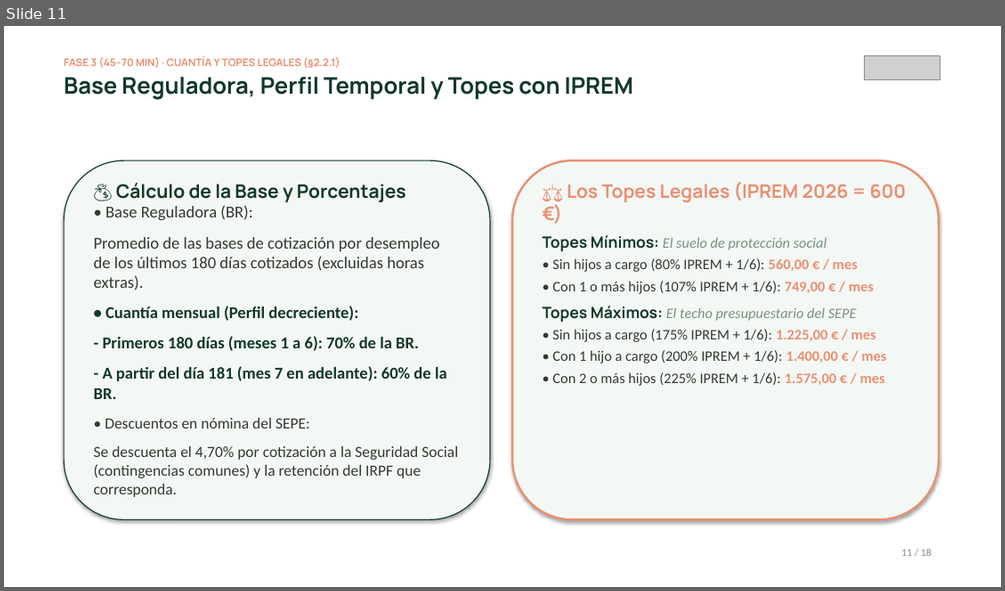
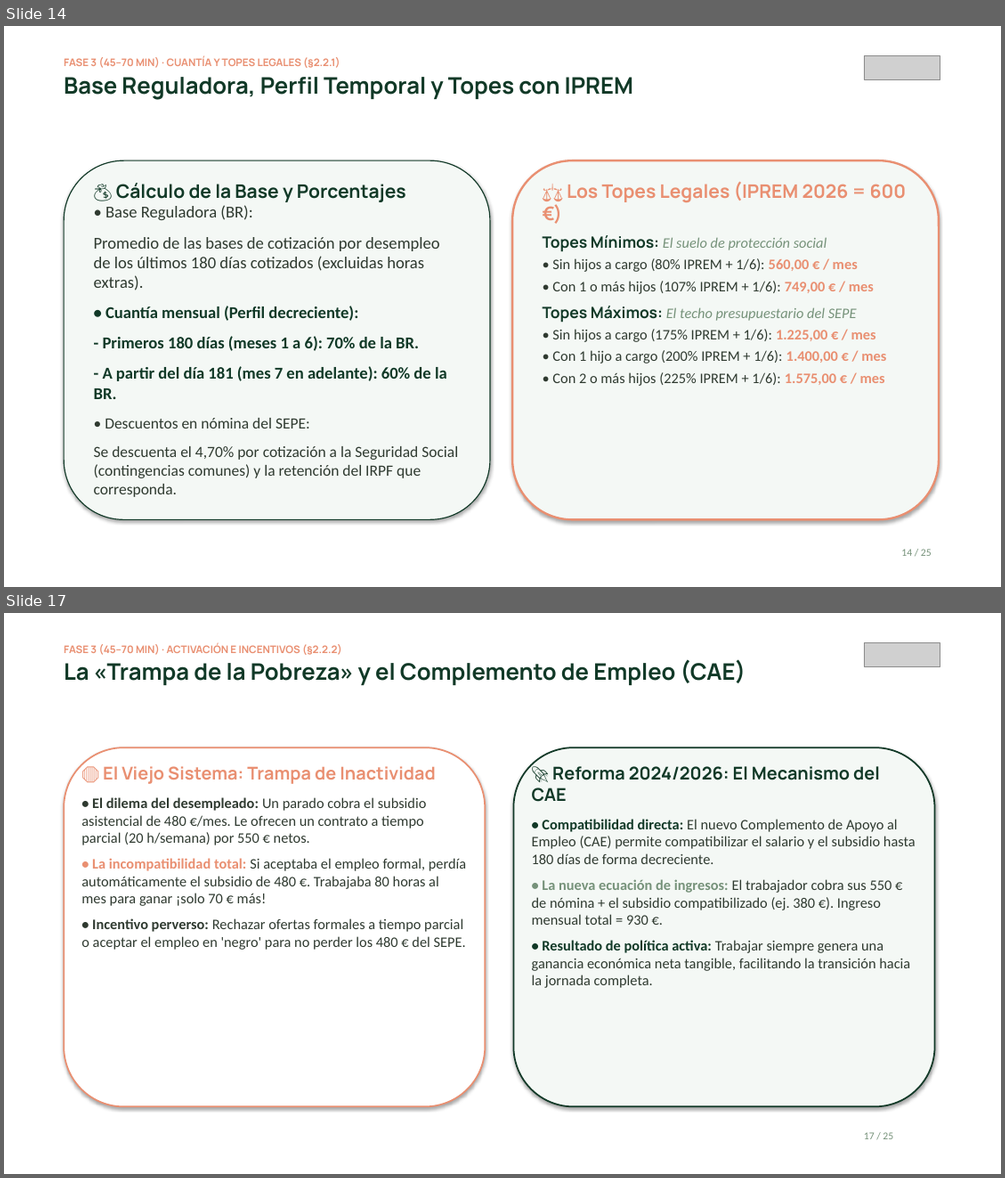
Before and after one commit to mhidper/PSSLL2627, a slide deck: Temas EB/Sesiones EB/Sesion 09/Sesion 09 - Por que proteger al desempleado y como lo hace Espana.pptx. Shown one above the other, each under a label of ours: slide 11 before the commit, slides 14 and 17 after it; the slides between them are not shown. The pictures are 1005x591 and 1005x1178 pixels, drawn with LibreOffice and Linux fonts; fonts in the diff are those of the drawing; grey boxes stand for pictures. Boxes give left, top, right and bottom in pixels: in the first picture for what was removed or moved away, otherwise in the second. Text is boxed around its words. In the diff, an @@ line names an element or a change of style, - is before the commit and + after.

```diff
--- a/Temas EB/Sesiones EB/Sesion 09/Sesion 09 - Por que proteger al desempleado y como lo hace Espana.pptx
+++ b/Temas EB/Sesiones EB/Sesion 09/Sesion 09 - Por que proteger al desempleado y como lo hace Espana.pptx
@@ slide 17 added at bbox=[4, 613, 1001, 1174], background #FFFFFF @@
@@ text added at bbox=[64, 643, 746, 685], 22 pt, text #113927, bold @@
+FASE 3 (45–70 MIN) · ACTIVACIÓN E INCENTIVOS (§2.2.2)
+La «Trampa de la Pobreza» y el Complemento de Empleo (CAE)
@@ picture added at bbox=[864, 643, 939, 666] @@
@@ rounded rectangle added at bbox=[64, 747, 485, 1107], fill #FFFFFF, outline #E98F71 1.5 pt @@
@@ text added at bbox=[81, 766, 466, 949], 14 pt, text #2F3A30 @@
+🛑 El Viejo Sistema: Trampa de Inactividad
+• El dilema del desempleado: Un parado cobra el subsidio asistencial de 480 €/mes. Le ofrecen un contrato a tiempo parcial (20 h/semana) por 550 € netos.
+• La incompatibilidad total: Si aceptaba el empleo formal, perdía automáticamente el subsidio de 480 €. Trabajaba 80 horas al mes para ganar ¡solo 70 € más!
+• Incentivo perverso: Rechazar ofertas formales a tiempo parcial o aceptar el empleo en 'negro' para no perder los 480 € del SEPE.
@@ rounded rectangle added at bbox=[513, 747, 934, 1107], fill #F4F8F5, outline #113927 1.5 pt @@
@@ text added at bbox=[532, 766, 915, 988], 14 pt, text #2F3A30 @@
+🚀 Reforma 2024/2026: El Mecanismo del CAE
+• Compatibilidad directa: El nuevo Complemento de Apoyo al Empleo (CAE) permite compatibilizar el salario y el subsidio hasta 180 días de forma decreciente.
+• La nueva ecuación de ingresos: El trabajador cobra sus 550 € de nómina + el subsidio compatibilizado (ej. 380 €). Ingreso mensual total = 930 €.
+• Resultado de política activa: Trabajar siempre genera una ganancia económica neta tangible, facilitando la transición hacia la jornada completa.
@@ text added at bbox=[864, 1132, 893, 1139], 10 pt, text #76927A @@
+17 / 25
@@ what was slide 11 is now slide 14 @@
@@ slide 14 changed as well @@
@@ text at bbox=[901, 548, 931, 556]: text changed @@
-11 / 18
+14 / 25
```
Also in this commit, not shown: 16 other slides changed, 6 other slides added, 25 other files.
